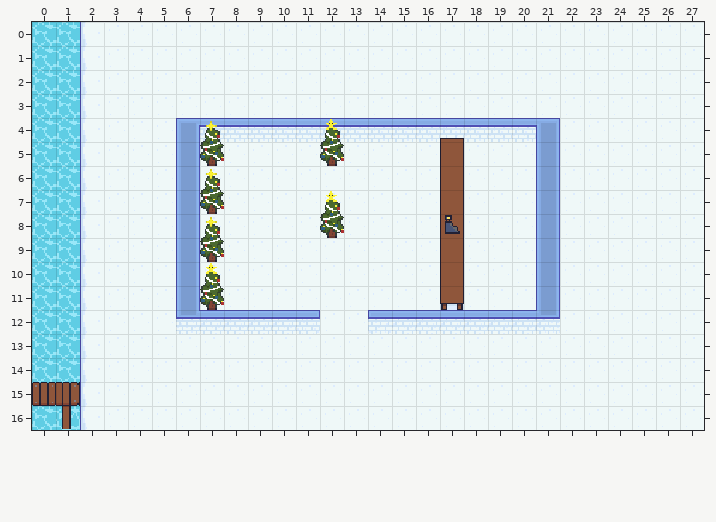
Tiled map (JSON), stored at Pingu-007/CASA_VENDEDOR.tmj. Above: the version before the commit.
Cells are 16x16 px. Shown: x 0..27, y 0..16.
New version:
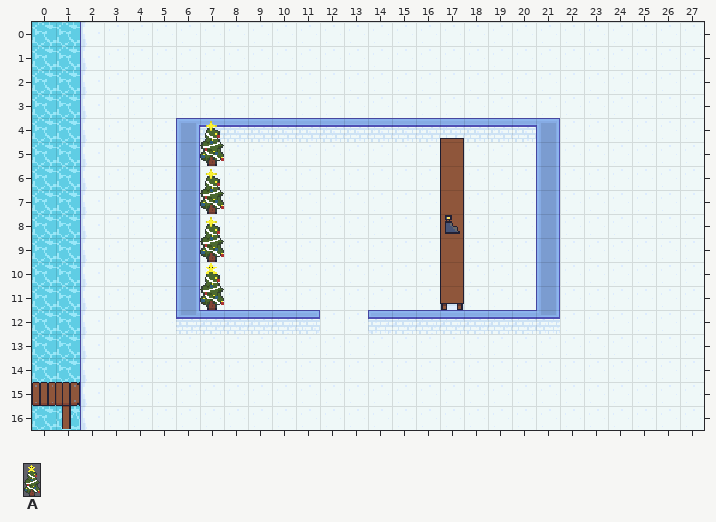
Key: from "star": A 1 "map_object".
Objects are placed by their top-left corner, in cells (3,4 is the top-left corner of cell 3,4); size is 1x1 cell unless given.
The exact change:
Layer "bInterativos":
Object A "map_object" at 12,7 size 1x2 is removed.
Layer "Paredes":
Object A "map_object" at 12,4 size 1x2 is removed.
Changed places in both pictures, as pixel boxes (x1, y1, x2, y2):
removed: (320, 119, 344, 166)
removed: (320, 191, 344, 238)
